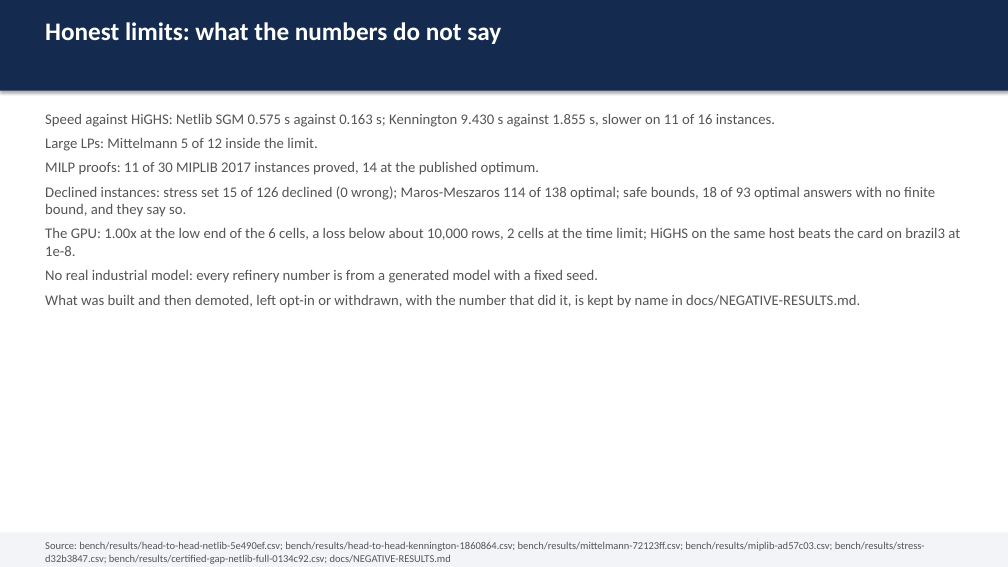
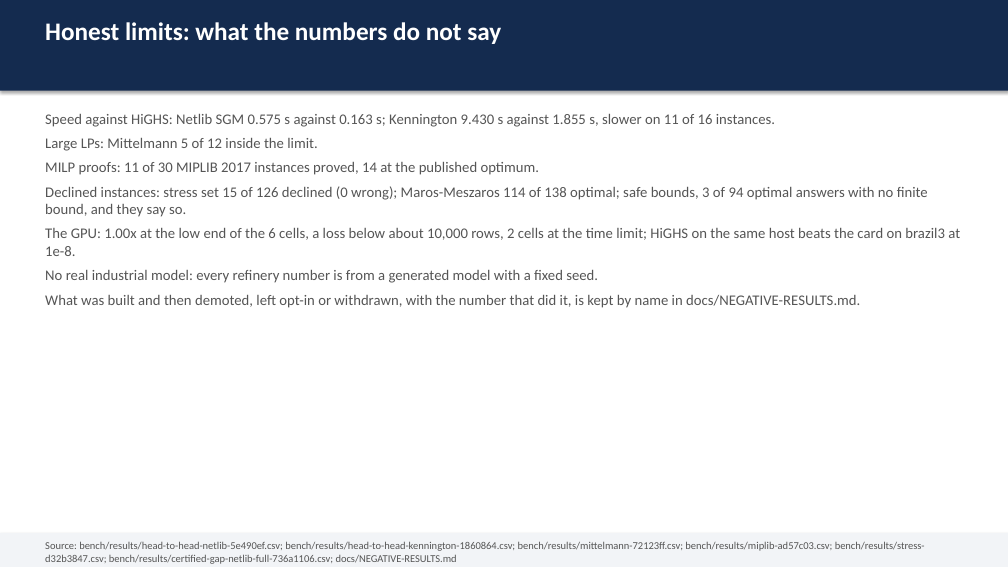
Before and after one commit to Bhumika-1432006/SANKHYA, a slide deck: slide 11 of docs/SANKHYA-deck.pptx. Drawn at 1008x567 pixels with LibreOffice and Linux fonts; fonts in the diff are those of the drawing. Boxes give left, top, right and bottom in pixels: in the first picture for what was removed or moved away, otherwise in the second. Text is boxed around its words. In the diff, an @@ line names an element or a change of style, - is before the commit and + after.

Commit message:
docs(report): regenerate the jury report, scoreboard and benchmarks on the merged history

```diff
--- a/docs/SANKHYA-deck.pptx
+++ b/docs/SANKHYA-deck.pptx
@@ text at (45, 186, 928, 217): text changed @@
-Declined instances: stress set 15 of 126 declined (0 wrong); Maros-Meszaros 114 of 138 optimal; safe bounds, 18 of 93 optimal answers with no finite bound, and they say so.
+Declined instances: stress set 15 of 126 declined (0 wrong); Maros-Meszaros 114 of 138 optimal; safe bounds, 3 of 94 optimal answers with no finite bound, and they say so.
@@ text at (45, 541, 925, 564): text changed @@
-Source: bench/results/head-to-head-netlib-5e490ef.csv; bench/results/head-to-head-kennington-1860864.csv; bench/results/mittelmann-72123ff.csv; bench/results/miplib-ad57c03.csv; bench/results/stress-d32b3847.csv; bench/results/certified-gap-netlib-full-0134c92.csv; docs/NEGATIVE-RESULTS.md
+Source: bench/results/head-to-head-netlib-5e490ef.csv; bench/results/head-to-head-kennington-1860864.csv; bench/results/mittelmann-72123ff.csv; bench/results/miplib-ad57c03.csv; bench/results/stress-d32b3847.csv; bench/results/certified-gap-netlib-full-736a1106.csv; docs/NEGATIVE-RESULTS.md
```
Also in this commit, not shown: 1 other slide changed, 2 other files.
